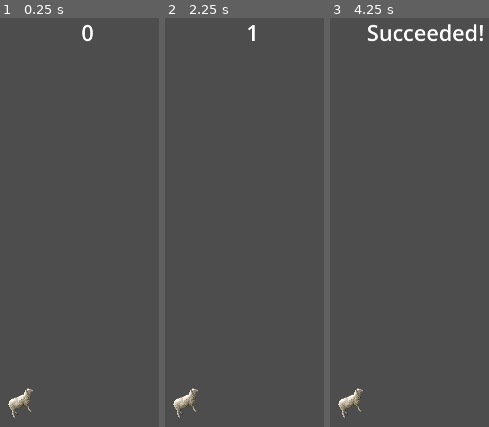
Above: before the commit, frames 1-3 (left to right).
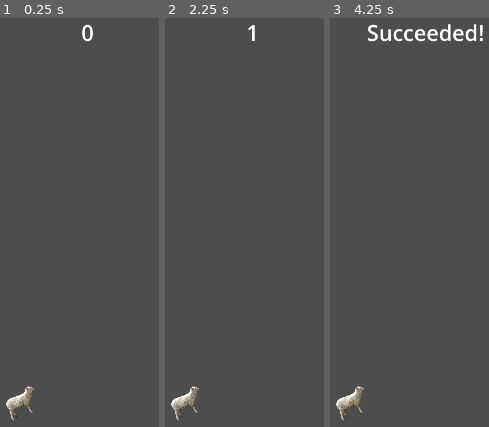
Above: after the commit, the same moments.

Repository: FrostyJoel/GameJam121124
Game: Godot game, scene res://scenes/count_sheep_minigame.tscn
The game is run twice, just before and just after one commit, with the same random seed, the same clock (stepped at 60 frames per second) and the same inputs. This scene is started directly instead of the project's main scene.
Inputs:
- Up to frame 1 (0.25 s): no input
- Up to frame 2 (2.25 s): tap Enter at 0.5, 2 s; tap H (Action1) at 0.6, 2.1 s; tap Space at 1.25 s; tap J (Action2) at 1.35 s
- Up to frame 3 (4.25 s): tap Space at 2.75 s; tap J (Action2) at 2.85 s; tap Enter at 3.5 s; tap H (Action1) at 3.6 s

The runs differ from the first frame. In frame 1, 0.4% of the frame differs, in the area x 3-23%, y 89-99%; in frame 2, 0.4%; in frame 3, 0.4%.

Commit message:
Update Sheep Minigame
- Make the smallest type of sheep double the size

Diff:
--- a/scripts/count_sheep_minigame.gd
+++ b/scripts/count_sheep_minigame.gd
@@ -17,7 +17,7 @@
 		_sheep_instance.global_position.x = randf_range(-500, 400)
 		_sheep_instance.global_position.y = randf_range(-500, 500)
 		_sheep_instance.rotation = randi_range(0, 359)
-		var Sheep_Size_Set = randf_range(0.5, 2.5)
+		var Sheep_Size_Set = randf_range(1, 2.5)
 		_sheep_instance.scale.x = Sheep_Size_Set
 		_sheep_instance.scale.y = Sheep_Size_Set
 	$CooldownTimer.start()
Not shown: 1 places in scenes/count_sheep_minigame.tscn that only renumber resources
